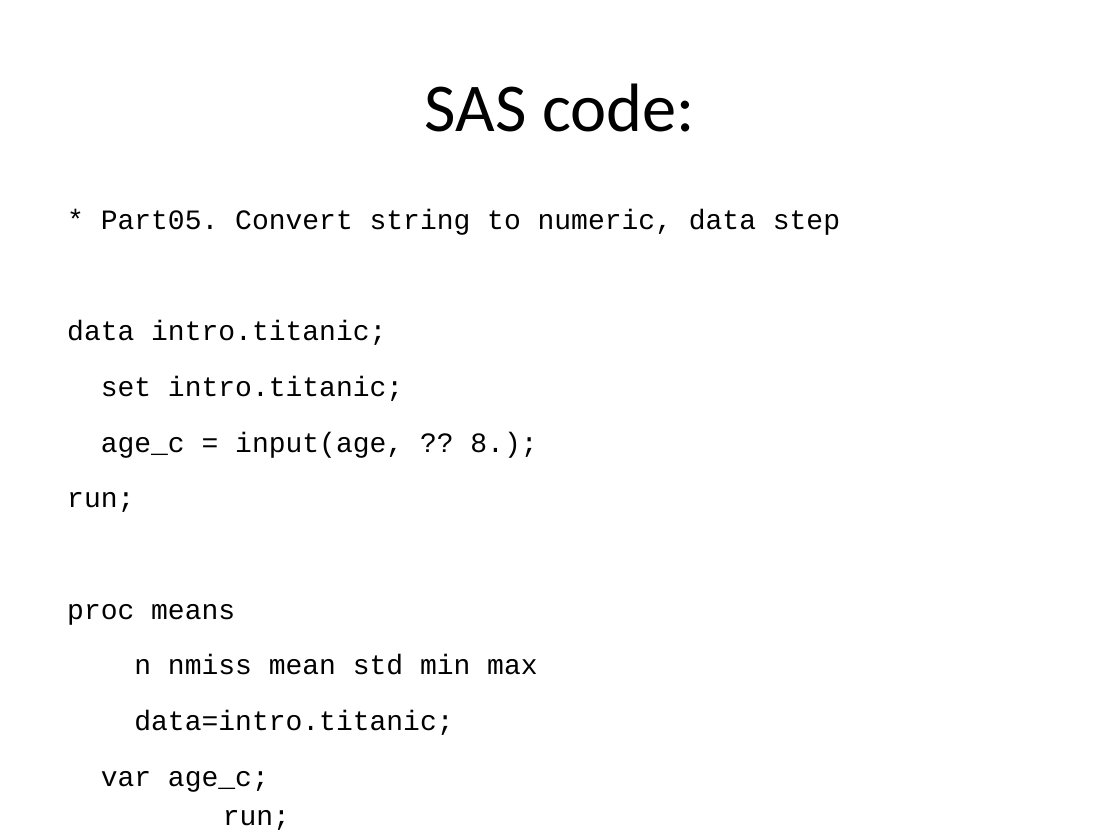
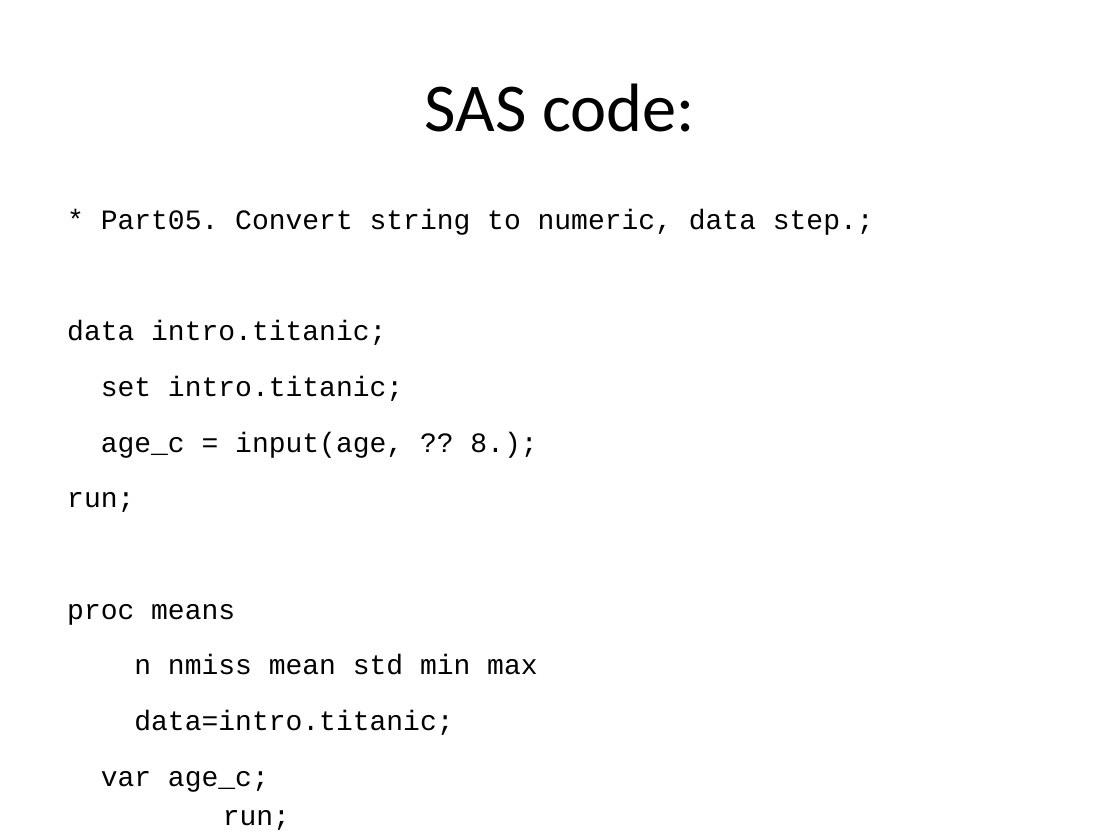
Before and after one commit to pmean/introduction-to-SAS, a slide deck: slide 12 of results/m04-slides-and-speaker-notes.pptx (slide 8 before the commit). Drawn at 1120x840 pixels with LibreOffice and Linux fonts; fonts in the diff are those of the drawing. Boxes give left, top, right and bottom in pixels: in the first picture for what was removed or moved away, otherwise in the second. Text is boxed around its words. In the diff, an @@ line names an element or a change of style, - is before the commit and + after.

```diff
--- a/results/m04-slides-and-speaker-notes.pptx
+++ b/results/m04-slides-and-speaker-notes.pptx
@@ text at (67,209,874,830): text changed @@
-* Part05. Convert string to numeric, data step
-data intro.titanic;
-set intro.titanic;
-age_c = input(age, ?? 8.);
-run;
-proc means
-n nmiss mean std min max
-data=intro.titanic;
-var age_c;
-run;
+* Part05. Convert string to numeric, data step.;
+data intro.titanic;
+set intro.titanic;
+age_c = input(age, ?? 8.);
+run;
+proc means
+n nmiss mean std min max
+data=intro.titanic;
+var age_c;
+run;
```
Also in this commit, not shown: 12 other slides changed, 20 slides added, 3 slides removed, 18 other files.
